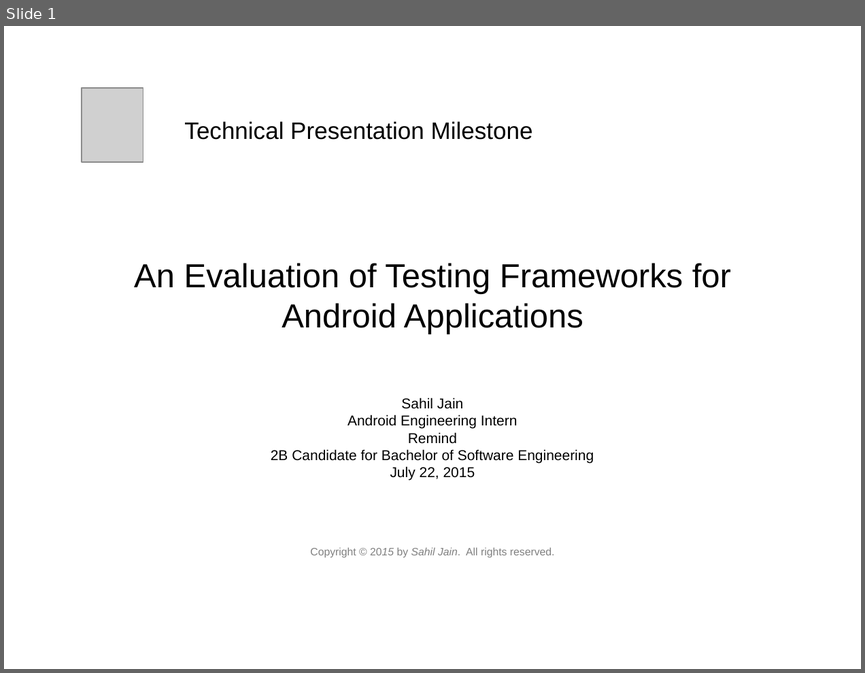
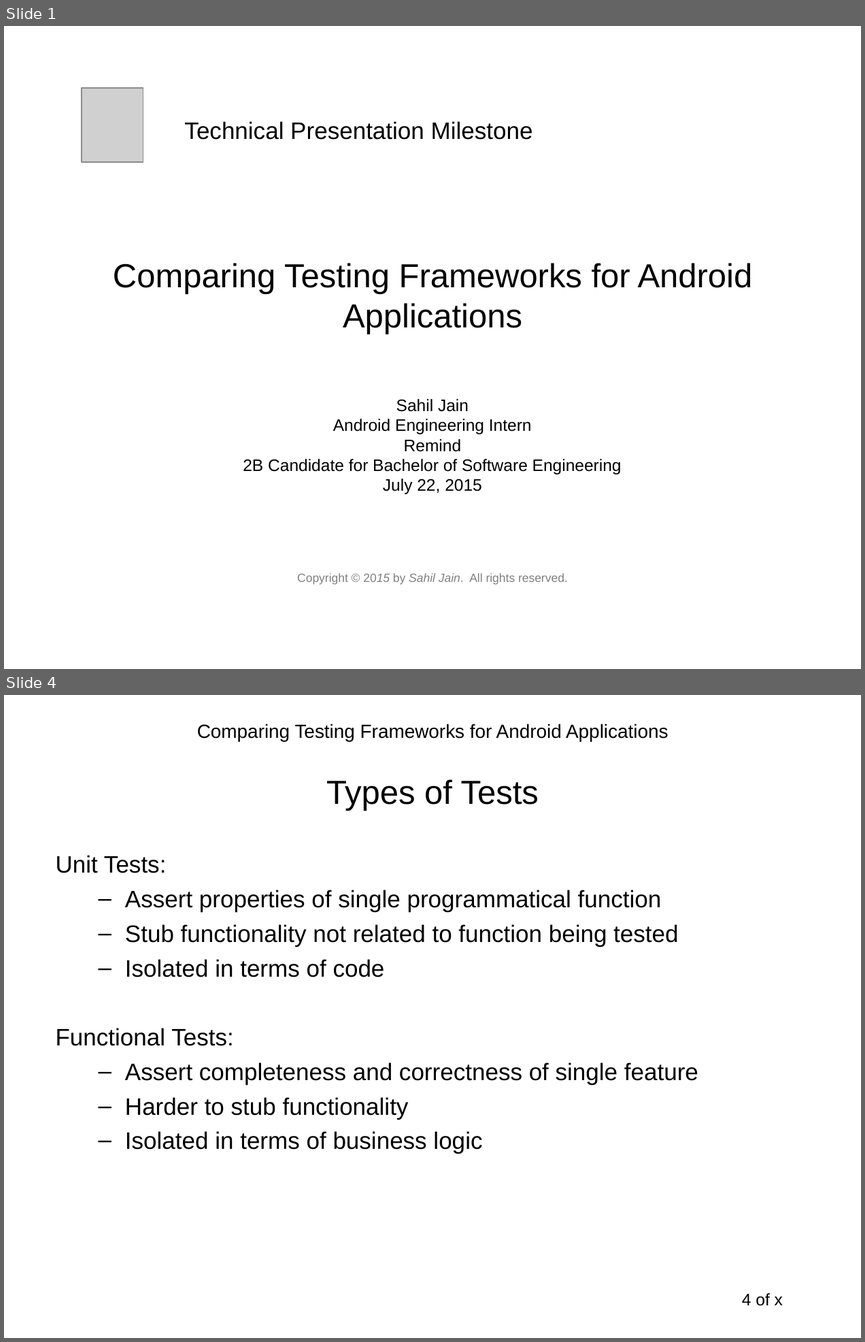
Before and after one commit to sahiljain/tpm, a slide deck: s44jain_tpm.ppt. Shown one above the other, each under a label of ours: slide 1 before the commit, slides 1 and 4 after it; the slides between them are not shown. The pictures are 865x673 and 865x1342 pixels, drawn with LibreOffice and Linux fonts; fonts in the diff are those of the drawing; grey boxes stand for pictures. Boxes give left, top, right and bottom in pixels: in the first picture for what was removed or moved away, otherwise in the second. Text is boxed around its words. In the diff, an @@ line names an element or a change of style, - is before the commit and + after.

```diff
--- a/s44jain_tpm.ppt
+++ b/s44jain_tpm.ppt
@@ slide 4 added at bbox=[4, 695, 861, 1338], background #FFFFFF @@
@@ text added at bbox=[197, 724, 668, 741], 16 pt, text #000000 @@
+Comparing Testing Frameworks for Android Applications
@@ title added at bbox=[326, 779, 538, 811], 28 pt, text #000000 @@
+Types of Tests
@@ text added at bbox=[56, 855, 698, 1153], 20 pt, text #000000 @@
+Unit Tests:
+  – Assert properties of single programmatical function
+  – Stub functionality not related to function being tested
+  – Isolated in terms of code
+Functional Tests:
+  – Assert completeness and correctness of single feature
+  – Harder to stub functionality
+  – Isolated in terms of business logic
@@ page number added at bbox=[742, 1293, 783, 1306], 14 pt, text #000000 @@
+4 of x
@@ slide 1 changed as well @@
@@ title at bbox=[113, 263, 753, 334]: text changed @@
-An Evaluation of Testing Frameworks for Android Applications
+Comparing Testing Frameworks for Android Applications
@@ subtitle "Sahil Jain Android Engineering Intern ..." at bbox=[243, 399, 621, 584]: size 12 to 14 pt in "Sahil Jain Android Engineering Intern Remind 2B ..."; size 9 to 10 pt in "Copyright © 2015 by Sahil Jain. All ..." @@
```
Also in this commit, not shown: 2 other slides changed, 12 other slides added, 15 slides removed.
